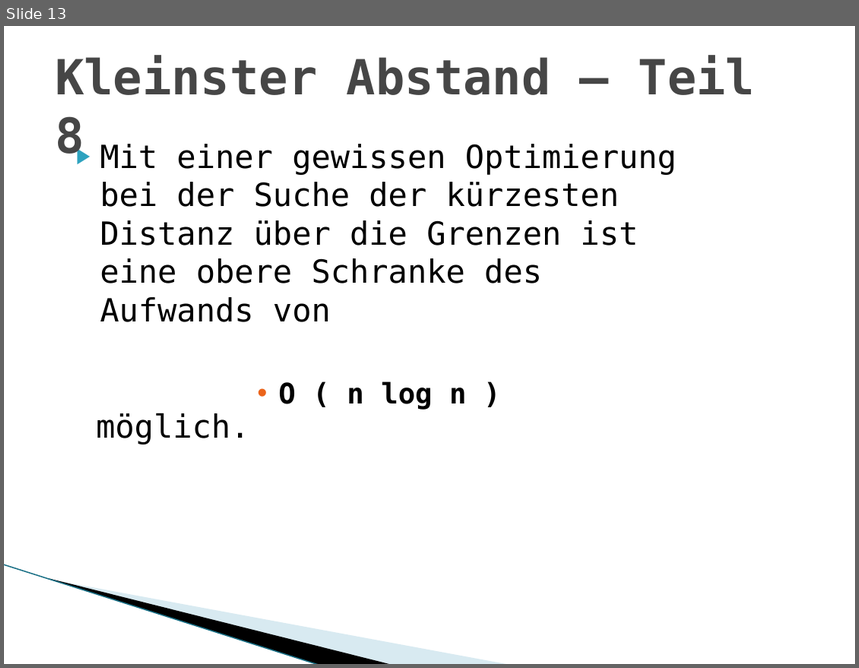
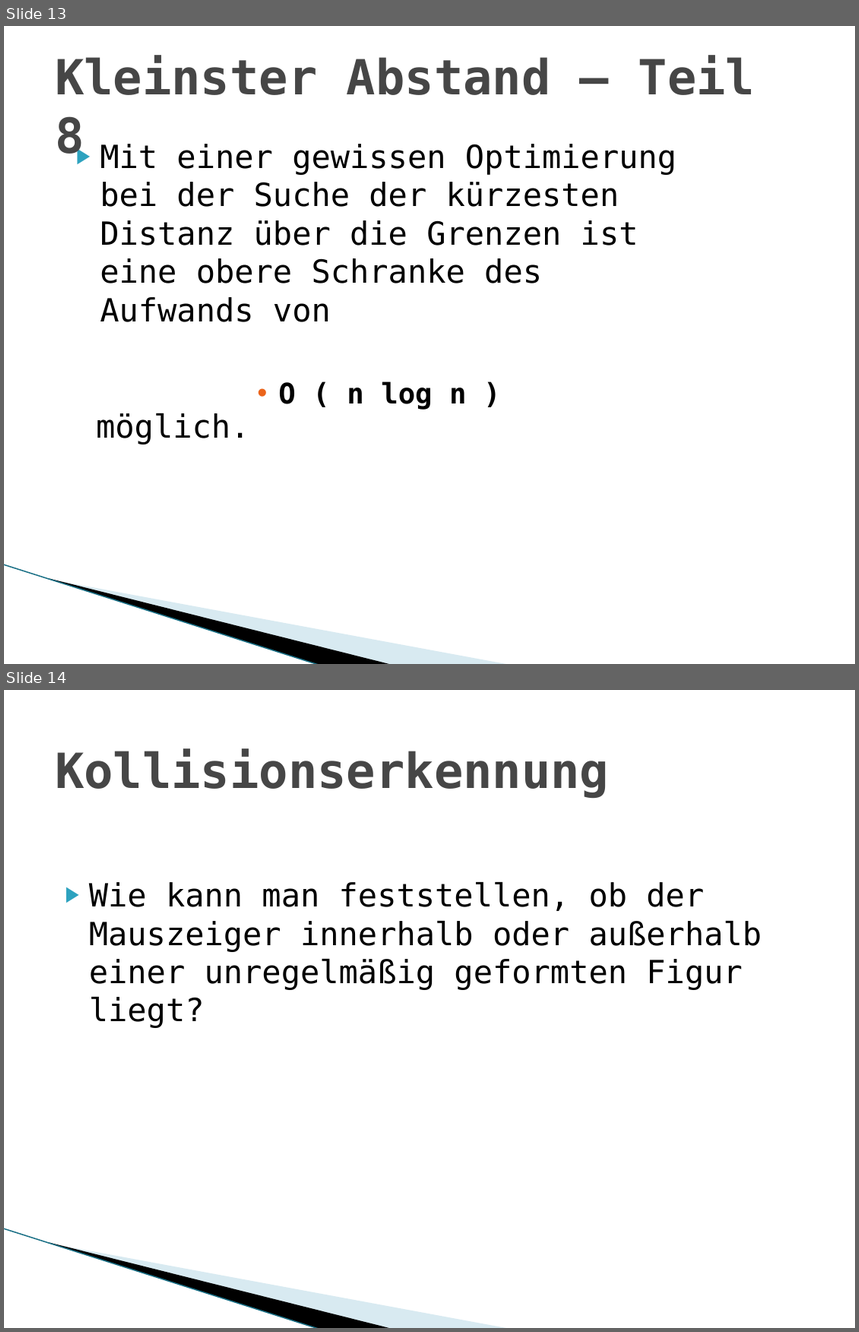
Before and after one commit to Jabro/GeometryAlgorithms, a slide deck: Geometrische.pptx. Shown one above the other, each under a label of ours: slide 13 before the commit, slides 13 and 14 after it. The pictures are 859x668 and 859x1332 pixels, drawn with LibreOffice and Linux fonts; fonts in the diff are those of the drawing; background and template pictures are left out. Boxes give left, top, right and bottom in pixels: in the first picture for what was removed or moved away, otherwise in the second. Text is boxed around its words. In the diff, an @@ line names an element or a change of style, - is before the commit and + after.

```diff
--- a/Geometrische.pptx
+++ b/Geometrische.pptx
@@ slide 14 added at [4, 690, 855, 1328], background #FFFFFF; not listed: 3 template elements that a slide beside it also shows @@
@@ title added at [55, 749, 609, 798], 41 pt, text #464646, bold @@
+Kollisionserkennung
@@ text added at [89, 882, 762, 1028], 27 pt, text #000000 @@
+▶ Wie kann man feststellen, ob der Mauszeiger innerhalb oder außerhalb einer unregelmäßig geformten Figur liegt?
```
Also in this commit, not shown: 1 slide changed, 5 other slides added.
